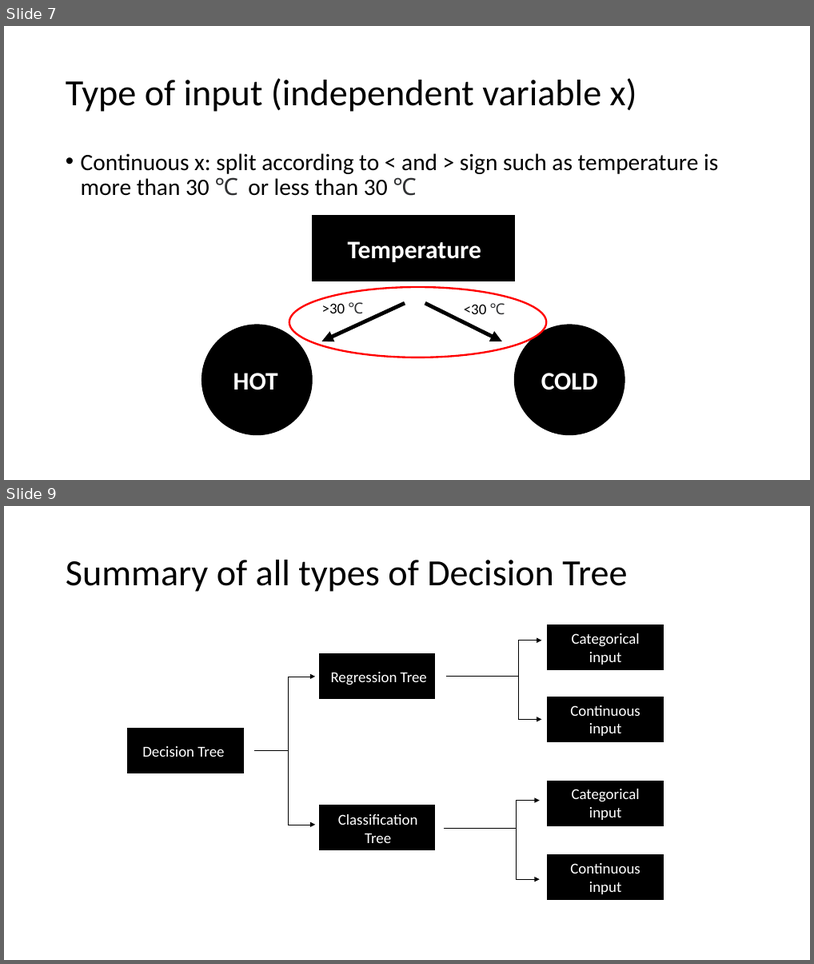
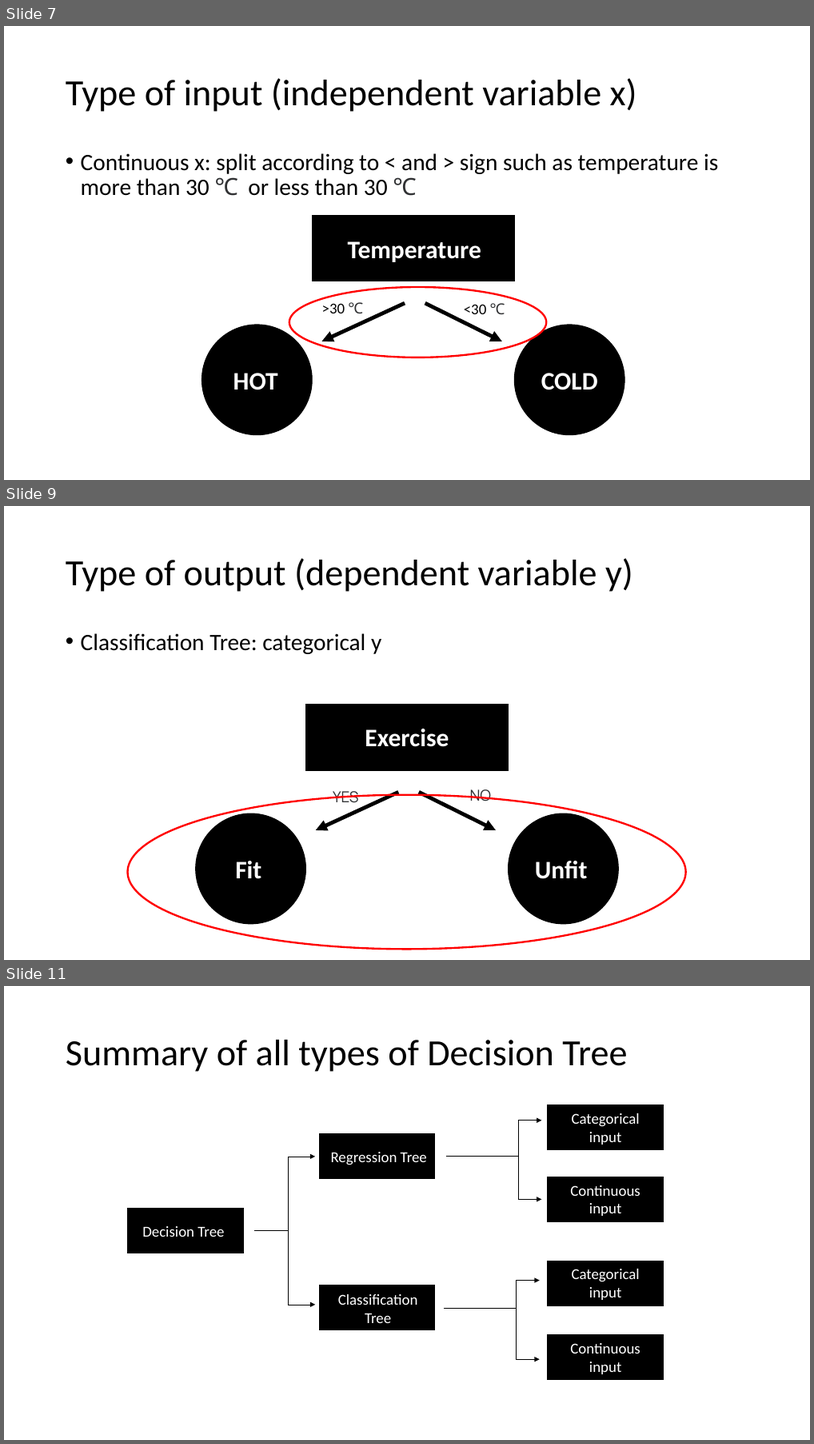
Before and after one commit to gucino/Machine-Learning, a slide deck: Decision_tree_and_Random_forest.pptx. Shown one above the other, each under a label of ours: slides 7 and 9 before the commit, slides 7, 9 and 11 after it; the slides between them are not shown. The pictures are 814x964 and 814x1444 pixels, drawn with LibreOffice and Linux fonts; fonts in the diff are those of the drawing. Boxes give left, top, right and bottom in pixels: in the first picture for what was removed or moved away, otherwise in the second. Text is boxed around its words. In the diff, an @@ line names an element or a change of style, - is before the commit and + after.

```diff
--- a/Decision_tree_and_Random_forest.pptx
+++ b/Decision_tree_and_Random_forest.pptx
@@ slide 9 added at (x1=4, y1=506, x2=810, y2=960), background #000000 @@
@@ title added at (x1=66, y1=558, x2=634, y2=592), 44 pt, text #FFFFFF @@
+Type of output (dependent variable y)
@@ text added at (x1=81, y1=633, x2=382, y2=654), 28 pt, text #FFFFFF @@
+• Classification Tree: categorical y
@@ group added at (x1=196, y1=704, x2=618, y2=924): 5 texts, 2 ellipses, 2 arrows, 1 rectangle @@
+Exercise
+Unfit
+Fit
+YES
+NO
@@ ellipse added at (x1=127, y1=795, x2=686, y2=949), outline #FF0000 2.25 pt @@
@@ what was slide 9 is now slide 11 @@
```
Also in this commit, not shown: 2 slides changed, 4 other slides added.
